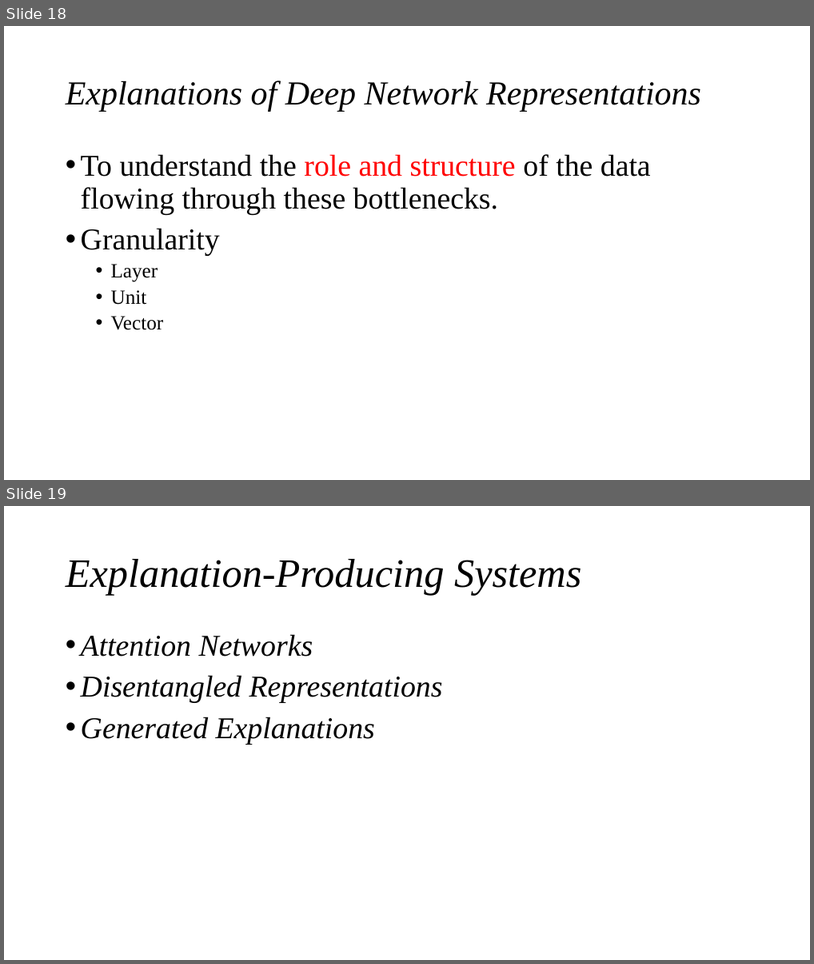
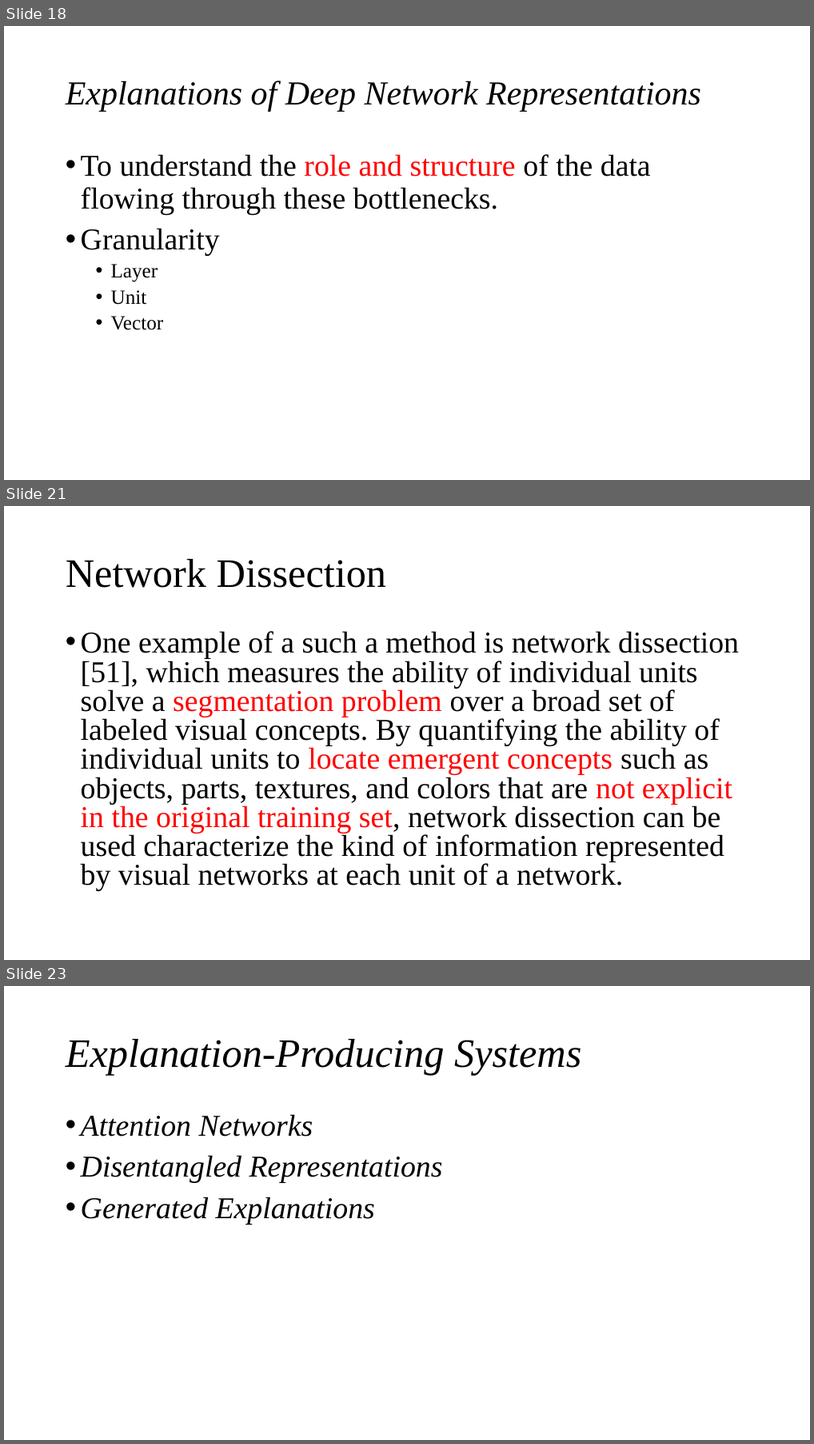
Before and after one commit to cloudspurs/klz, a slide deck: computer_science/ai/xai/papers/explaining_explanations_an_overview_of_interpretability_of_machine_learning.pptx. Shown one above the other, each under a label of ours: slides 18 and 19 before the commit, slides 18, 21 and 23 after it; the slides between them are not shown. The pictures are 814x964 and 814x1444 pixels, drawn with LibreOffice and Linux fonts; fonts in the diff are those of the drawing. Boxes give left, top, right and bottom in pixels: in the first picture for what was removed or moved away, otherwise in the second. Text is boxed around its words. In the diff, an @@ line names an element or a change of style, - is before the commit and + after.

```diff
--- a/computer_science/ai/xai/papers/explaining_explanations_an_overview_of_interpretability_of_machine_learning.pptx
+++ b/computer_science/ai/xai/papers/explaining_explanations_an_overview_of_interpretability_of_machine_learning.pptx
@@ slide 21 added at <box>4,506,810,960</box>, background #FFFFFF @@
@@ title added at <box>66,559,386,588</box>, 48 pt, text #000000 @@
+  Network Dissection
@@ text added at <box>81,631,739,891</box>, 36 pt, text #000000 @@
+• One example of a such a method is network dissection [51], which measures the ability of individual units solve a segmentation problem over a broad set of labeled visual concepts. By quantifying the ability of individual units to locate emergent concepts such as objects, parts, textures, and colors that are not explicit in the original training set, network dissection can be used characterize the kind of information represented by visual networks at each unit of a network.
@@ what was slide 19 is now slide 23 @@
```
Also in this commit, not shown: 2 slides changed, 8 other slides added, 1 slide removed, 41 other files.
